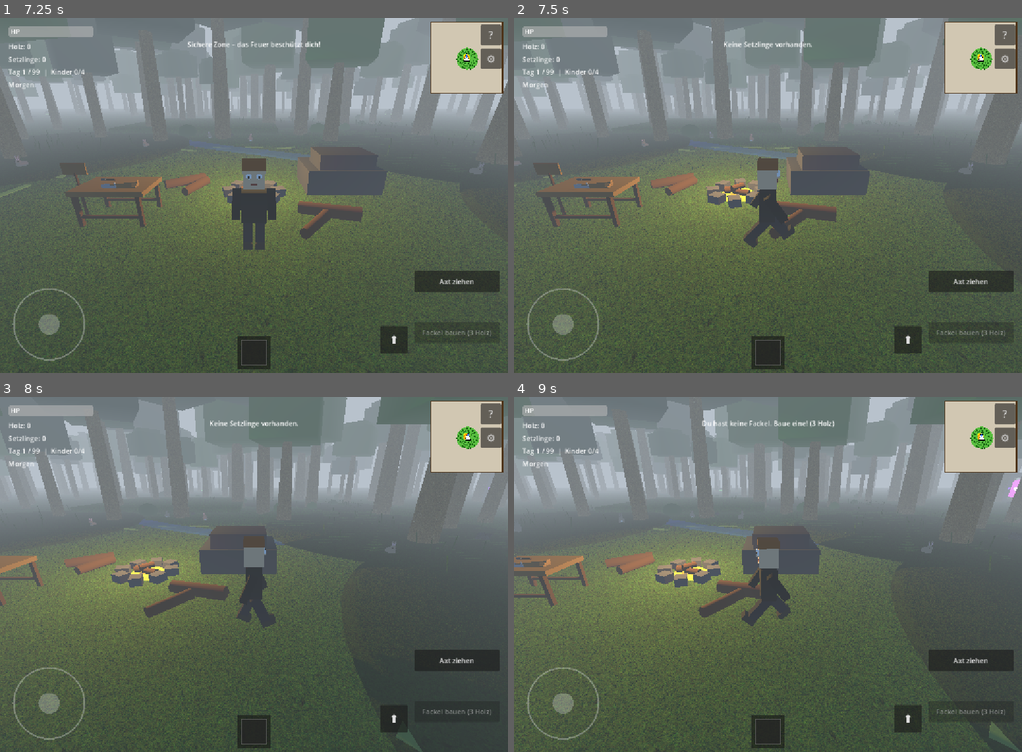
Above: before the commit, frames 1-4 (two rows, left to right).
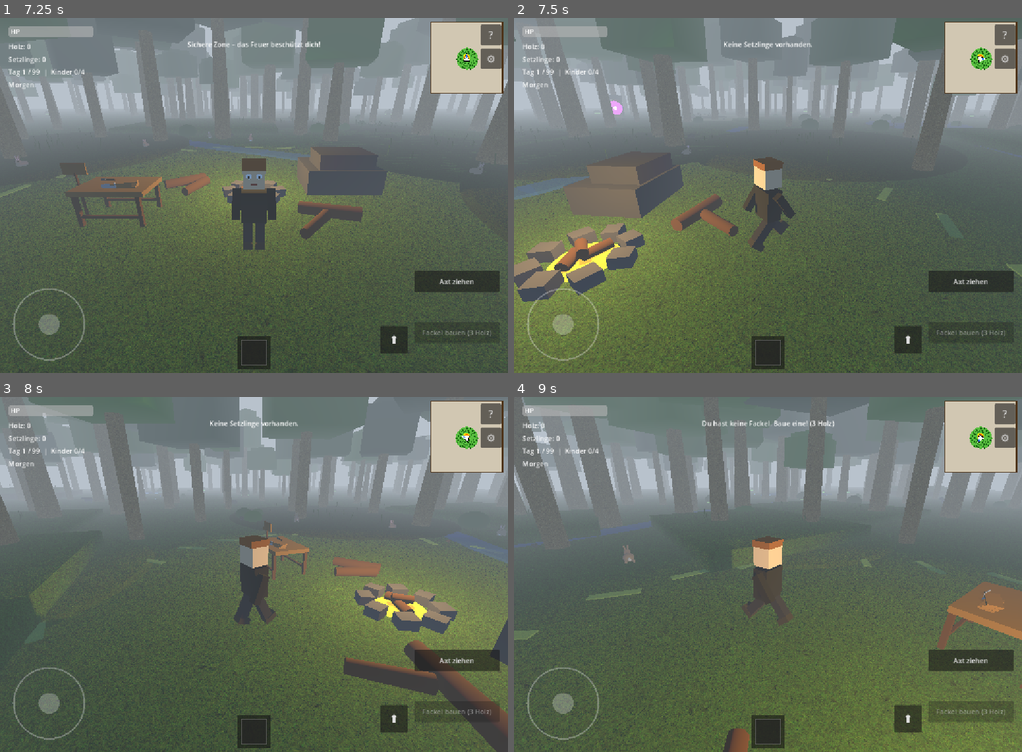
Above: after the commit, the same moments.

Repository: thieso2/99JahreImWald
Game: Godot game, scene res://scenes/main.tscn
The game is run twice, just before and just after one commit, with the same random seed, the same clock (stepped at 60 frames per second) and the same inputs.
Inputs (mouse positions are in pixels of both pictures, inside the frame that each line leads up to):
- Up to frame 1 (7.25 s): tap Enter at 0.5 s; drag from (254, 351) to (304, 117) at 0.52 s; click "Axt ziehen" at 1.25 s; click "Axt wegstecken" at 2 s; click "⬆" at 2.75 s; drag from (467, 57) to (228, 266) at 3.52 s; click "?" at 4.25 s; click "⚙" at 5 s; click "SPIEL ZURÜCKSETZEN" at 5.75 s; click "Wirklich? Nochmal tippen!" at 6.5 s
- Up to frame 2 (7.5 s): move the mouse to (818, 117) at 7.27 s; hold D (move_right) from 7.28 s (still down); hold F (action_plant) from 7.28 s (still down)
- Up to frame 3 (8 s): keep holding D (move_right); keep holding F (action_plant)
- Up to frame 4 (9 s): release D (move_right) at 8 s; release F (action_plant) at 8 s; drag from (742, 645) to (615, 521) at 8.02 s; move the mouse to (920, 627) at 8.77 s; hold A (move_left) from 8.78 s (still down); hold T (action_toggle_torch) from 8.78 s (still down)

Frame 1 is identical in both runs. In frame 2, 31% of the frame differs, in the area x 0-100%, y 0-100%; in frame 3, 36%; in frame 4, 37%.

Commit message:
Follow-Kamera immer aktiv: Kamera bleibt stets hinter dem Spieler
- Gilt jetzt auch für WASD am PC, nicht nur Joystick
- follow_speed 2.5 → 5.0 für strafferes Nachschwenken
- First-Person und manuelles Drehen bleiben ausgenommen

Co-Authored-By: Claude Fable 5 <noreply@anthropic.com>
Entire-Checkpoint: a99a68f709e7

Diff:
--- a/scripts/camera_controller.gd
+++ b/scripts/camera_controller.gd
@@ -25,7 +25,7 @@
 @export var max_distance: float = 20.0
 @export var default_distance: float = 5.0
 @export var first_person_threshold: float = 2.5
-@export var follow_speed: float = 2.5  # Roblox "Follow": Kamera schwenkt hinter die Figur
+@export var follow_speed: float = 5.0  # Roblox "Follow": Kamera schwenkt hinter die Figur
 
 # Kamera-Winkel (in Grad)
 var yaw: float = 0.0       # Horizontale Drehung
@@ -76,20 +76,18 @@
 
 
 func _follow_behind_player(delta: float) -> void:
-	# Roblox "Follow"-Kamera (iPad): Beim Laufen mit dem Joystick schwenkt die
-	# Kamera automatisch hinter die Spielfigur. Manuelles Drehen hat Vorrang.
+	# Roblox "Follow"-Kamera: Die Kamera bleibt immer hinter der Spielfigur.
+	# Vorwärts = immer vorwärts; seitliche Eingaben drehen die Figur und die
+	# Kamera schwenkt hinterher. Manuelles Drehen hat Vorrang.
 	if not target is CharacterBody3D:
 		return
+	if distance < first_person_threshold:
+		return  # First-Person: Blickrichtung nicht automatisch drehen
 	if camera_touch_index != -1:
 		return  # Spieler dreht gerade selbst (Touch-Drag)
 	if Input.is_mouse_button_pressed(MOUSE_BUTTON_RIGHT):
 		return
 	if Input.is_key_pressed(KEY_LEFT) or Input.is_key_pressed(KEY_RIGHT):
-		return
-
-	# Nur bei Joystick-Steuerung (Touch) – PC-Tastatur bleibt wie gehabt
-	var joy: Variant = target.get("joystick_direction")
-	if joy == null or (joy as Vector2).length() < 0.1:
 		return
 
 	var vel: Vector3 = target.velocity
Not shown, changed: PROGRESS.md
